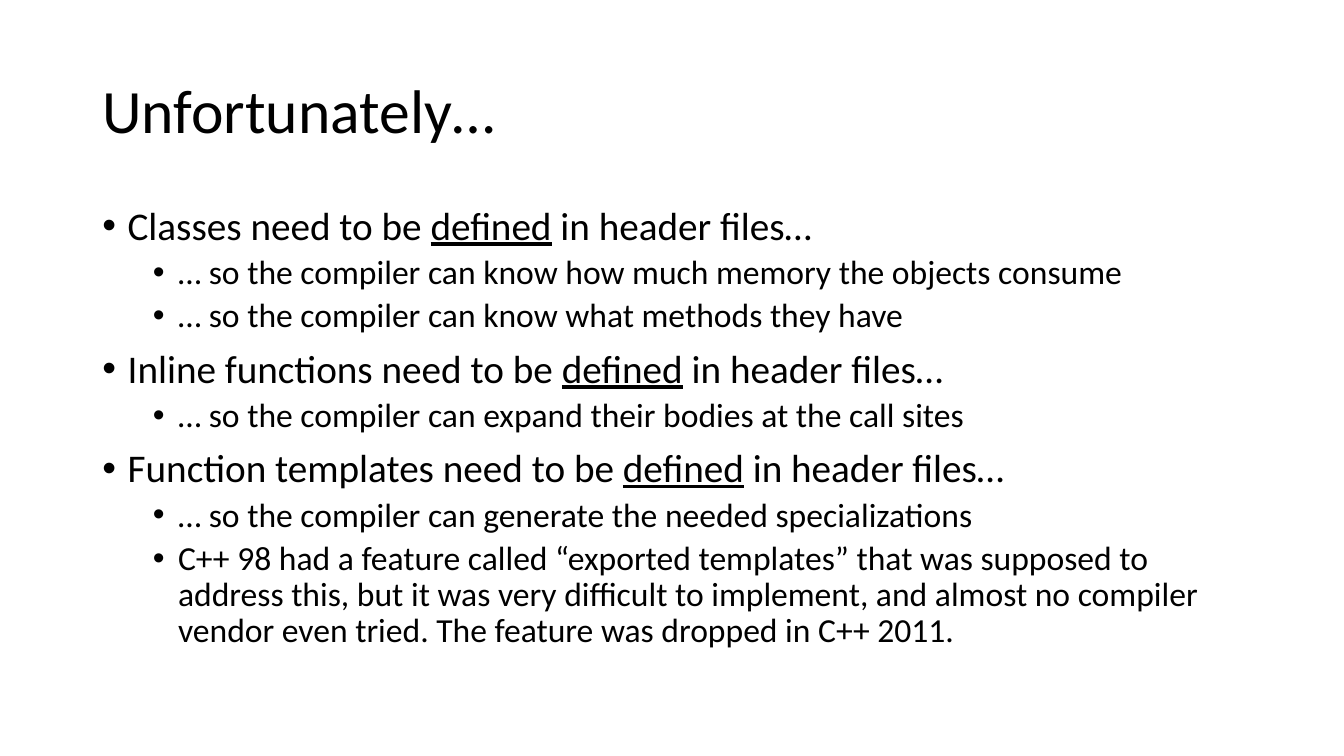
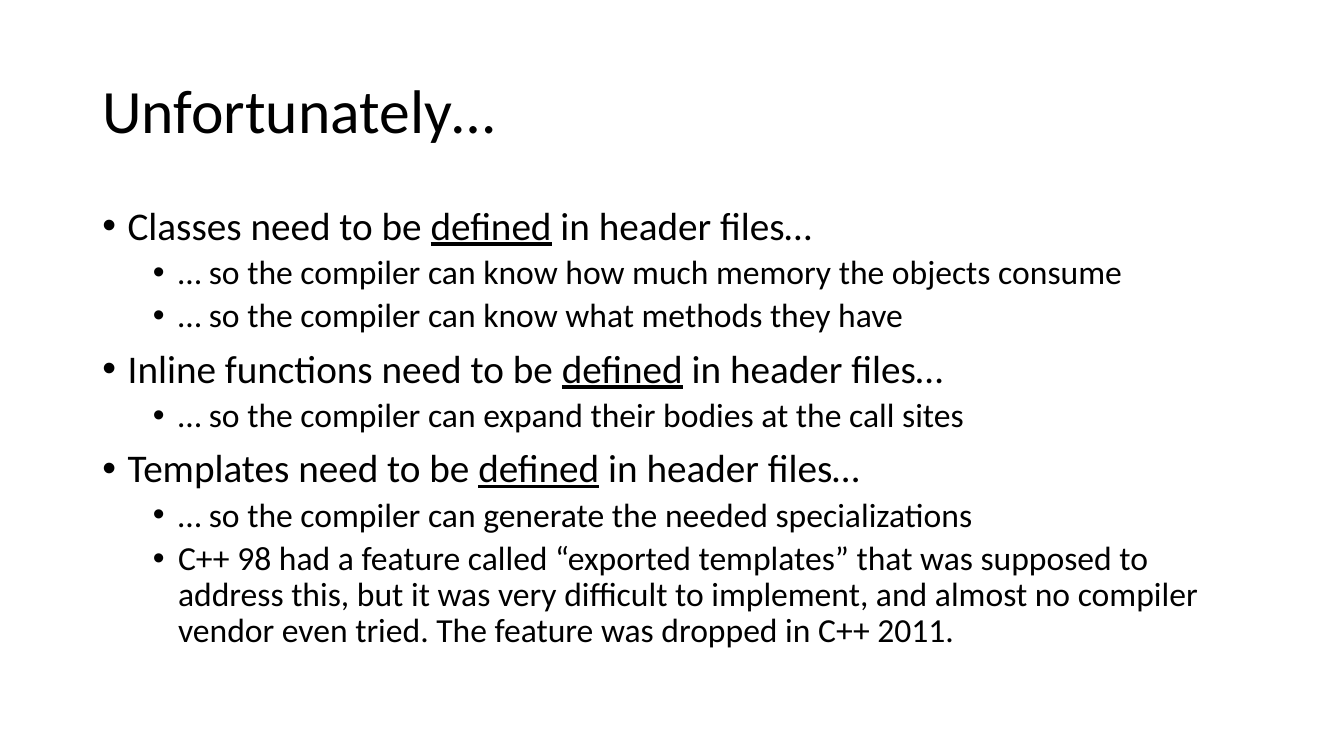
Before and after one commit to pchapin/cpp, a slide deck: slide 9 of Presentations/Modules.pptx. Drawn at 1344x756 pixels with LibreOffice and Linux fonts; fonts in the diff are those of the drawing. Boxes give left, top, right and bottom in pixels: in the first picture for what was removed or moved away, otherwise in the second. Text is boxed around its words. In the diff, an @@ line names an element or a change of style, - is before the commit and + after.

```diff
--- a/Presentations/Modules.pptx
+++ b/Presentations/Modules.pptx
@@ text at [128,454,860,489]: text changed @@
-• Function templates need to be defined in header files…
+• Templates need to be defined in header files…
```
Also in this commit, not shown: 9 other slides changed, 11 slides added.
